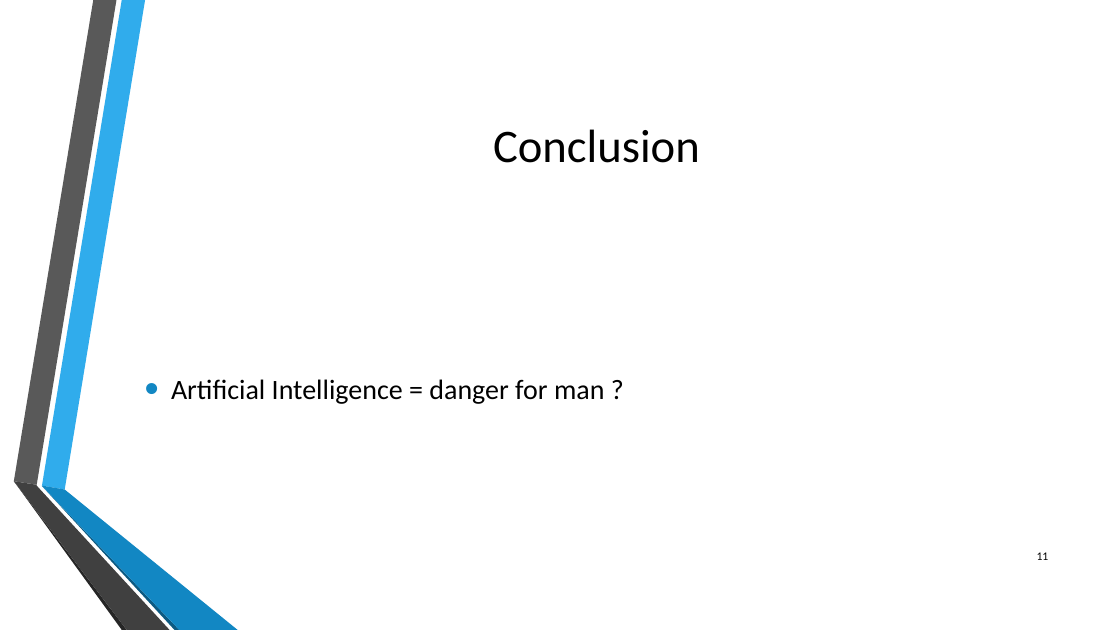
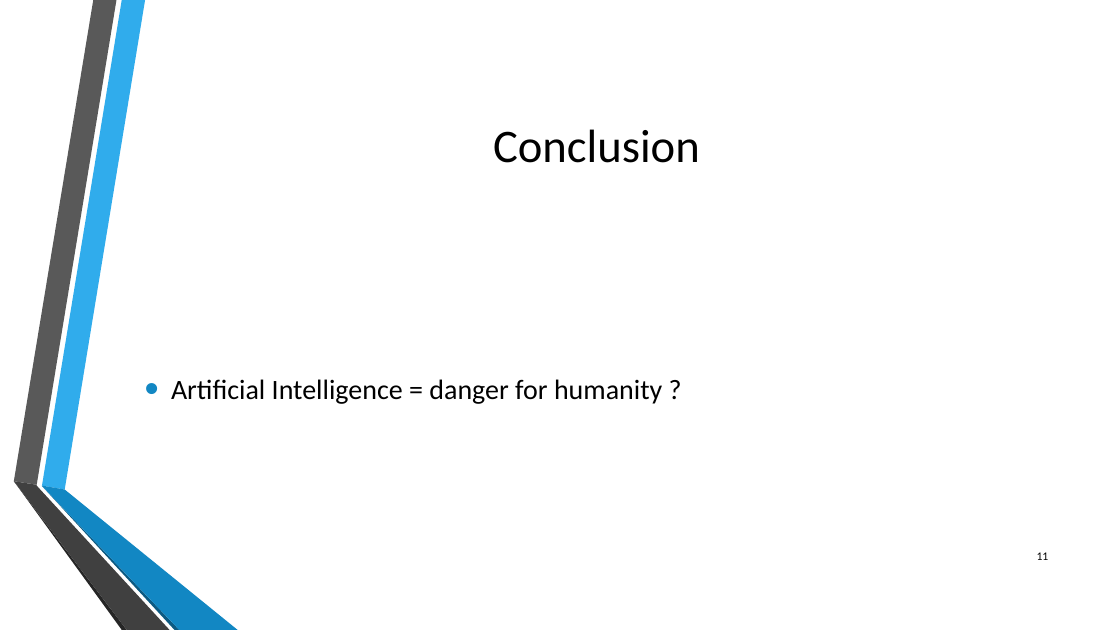
Before and after one commit to whispyy/M1Anglais, a slide deck: slide 11 of support 1 - Deep Learning/Deep Learning.pptx. Drawn at 1120x630 pixels with LibreOffice and Linux fonts; fonts in the diff are those of the drawing; background and template pictures are left out. Boxes give left, top, right and bottom in pixels: in the first picture for what was removed or moved away, otherwise in the second. Text is boxed around its words. In the diff, an @@ line names an element or a change of style, - is before the commit and + after.

```diff
--- a/support 1 - Deep Learning/Deep Learning.pptx
+++ b/support 1 - Deep Learning/Deep Learning.pptx
@@ text at [171, 379, 662, 404]: text changed @@
-• Artificial Intelligence = danger for man ?
+• Artificial Intelligence = danger for humanity ?
```
Also in this commit, not shown: 4 other slides changed, 1 other file.
